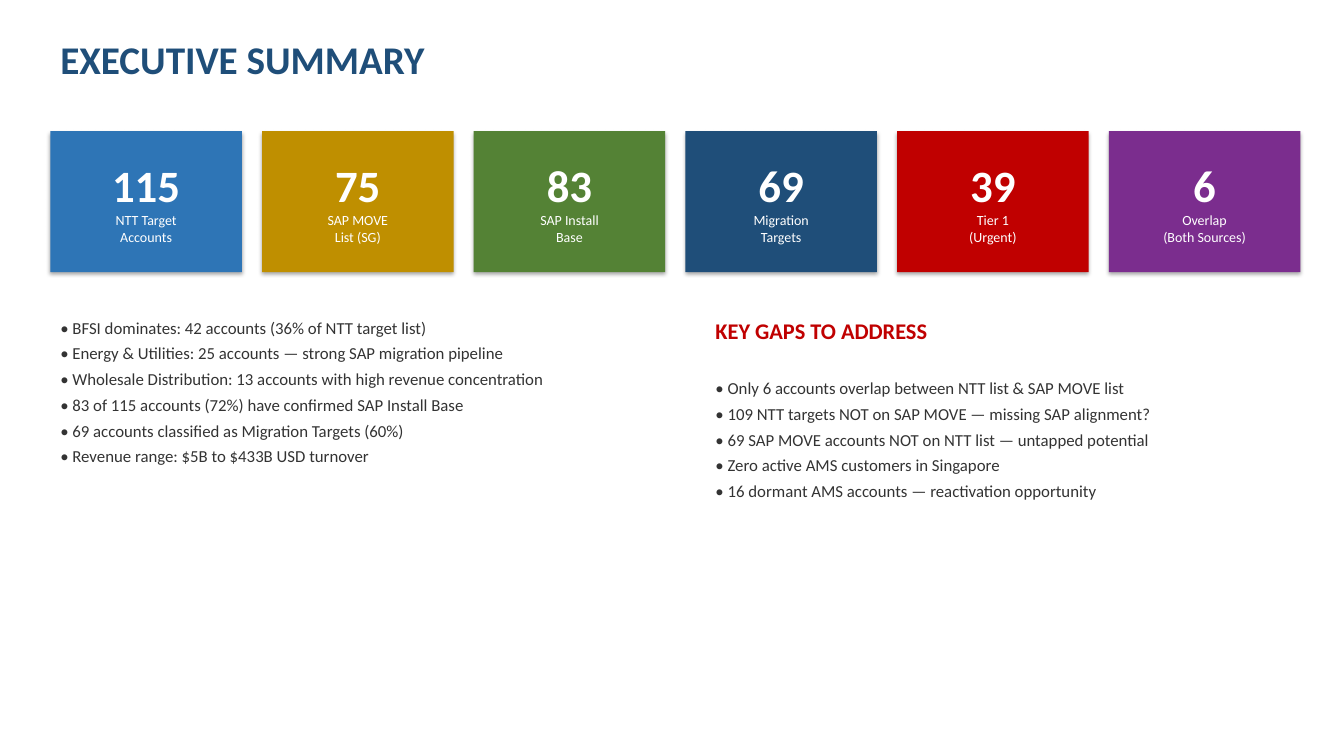
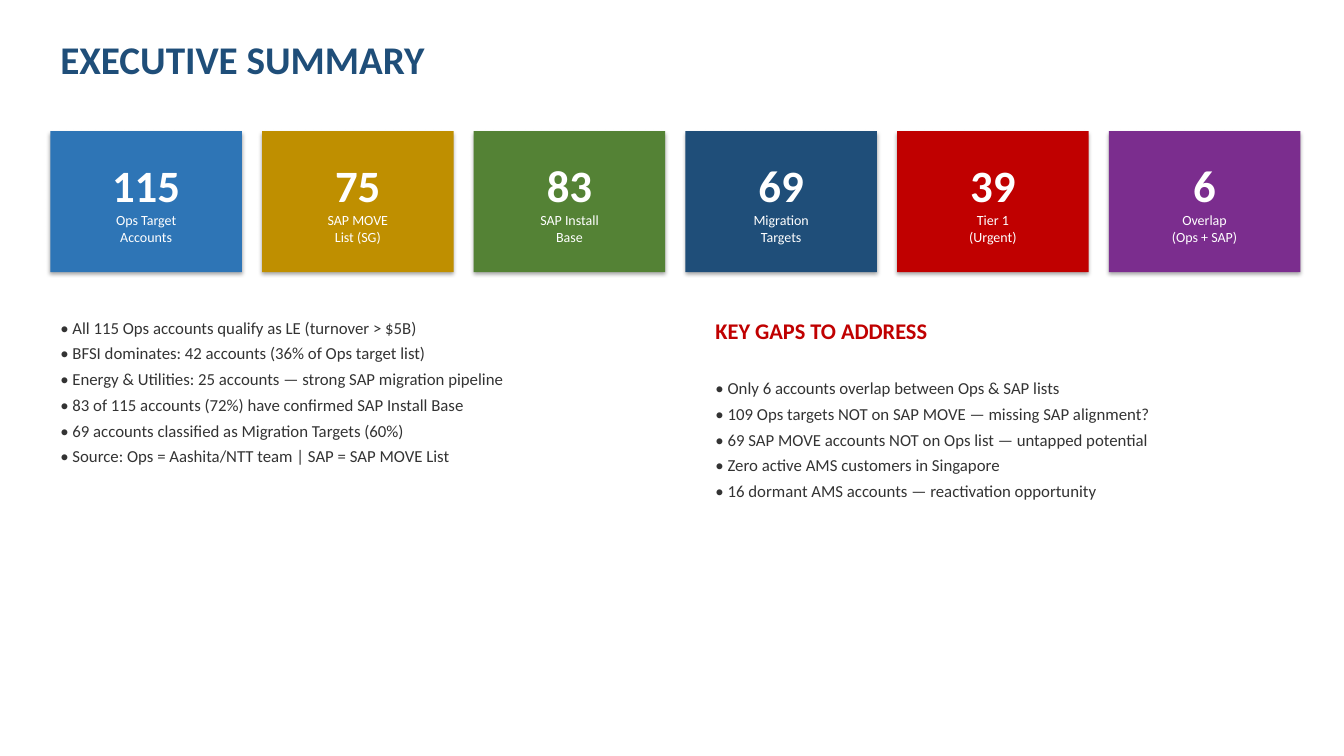
Before and after one commit to bhartiya75/ntt, a slide deck: slide 2 of backend/analysis/SG_GTM_Presentation.pptx. Drawn at 1344x756 pixels with LibreOffice and Linux fonts; fonts in the diff are those of the drawing. Boxes give left, top, right and bottom in pixels: in the first picture for what was removed or moved away, otherwise in the second. Text is boxed around its words. In the diff, an @@ line names an element or a change of style, - is before the commit and + after.

```diff
--- a/backend/analysis/SG_GTM_Presentation.pptx
+++ b/backend/analysis/SG_GTM_Presentation.pptx
@@ text in rectangle at [116,216,176,242]: text changed @@
-NTT Target
-Accounts
+Ops Target
+Accounts
@@ text in rectangle at [1172,215,1237,245]: text changed @@
-Overlap
-(Both Sources)
+Overlap
+(Ops + SAP)
@@ text at [72,322,425,362]: text changed @@
-• BFSI dominates: 42 accounts (36% of NTT target list)
+• All 115 Ops accounts qualify as LE (turnover > $5B)
+• BFSI dominates: 42 accounts (36% of Ops target list)
@@ text at [72,373,543,388]: paragraph removed @@
-• Wholesale Distribution: 13 accounts with high revenue concentration
@@ text at [728,382,1149,449]: text changed @@
-• Only 6 accounts overlap between NTT list & SAP MOVE list
-• 109 NTT targets NOT on SAP MOVE — missing SAP alignment?
-• 69 SAP MOVE accounts NOT on NTT list — untapped potential
+• Only 6 accounts overlap between Ops & SAP lists
+• 109 Ops targets NOT on SAP MOVE — missing SAP alignment?
+• 69 SAP MOVE accounts NOT on Ops list — untapped potential
@@ text at [72,450,449,465]: text changed @@
-• Revenue range: $5B to $433B USD turnover
+• Source: Ops = Aashita/NTT team | SAP = SAP MOVE List
```
Also in this commit, not shown: 8 other slides changed, 1 other file.
